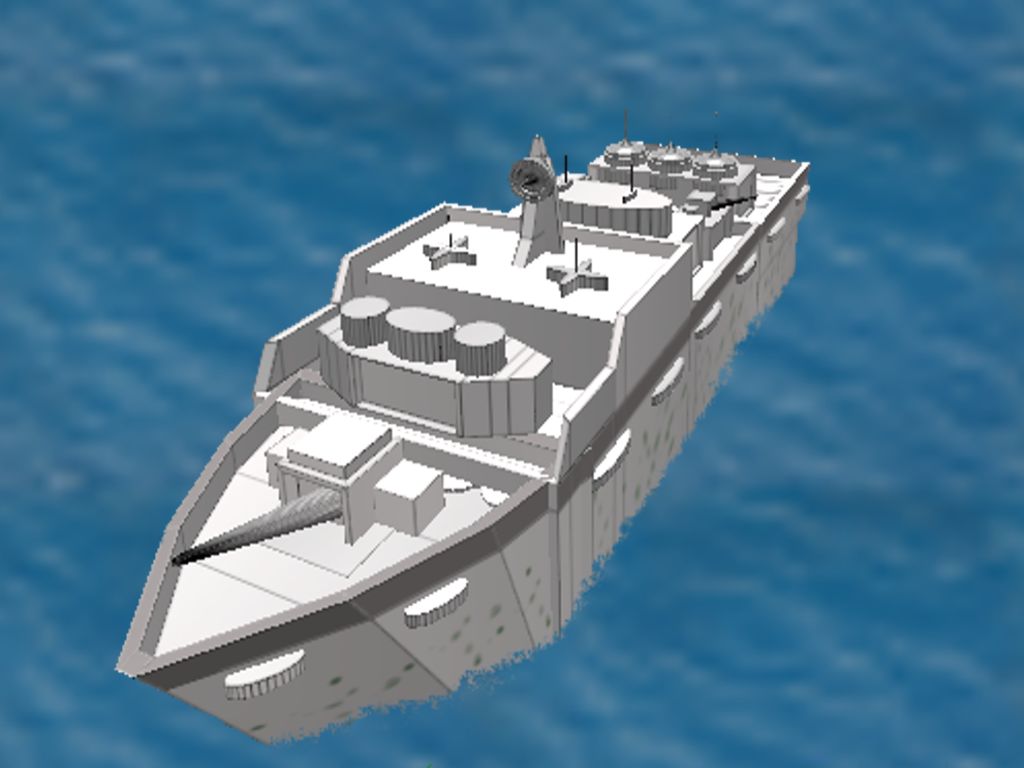
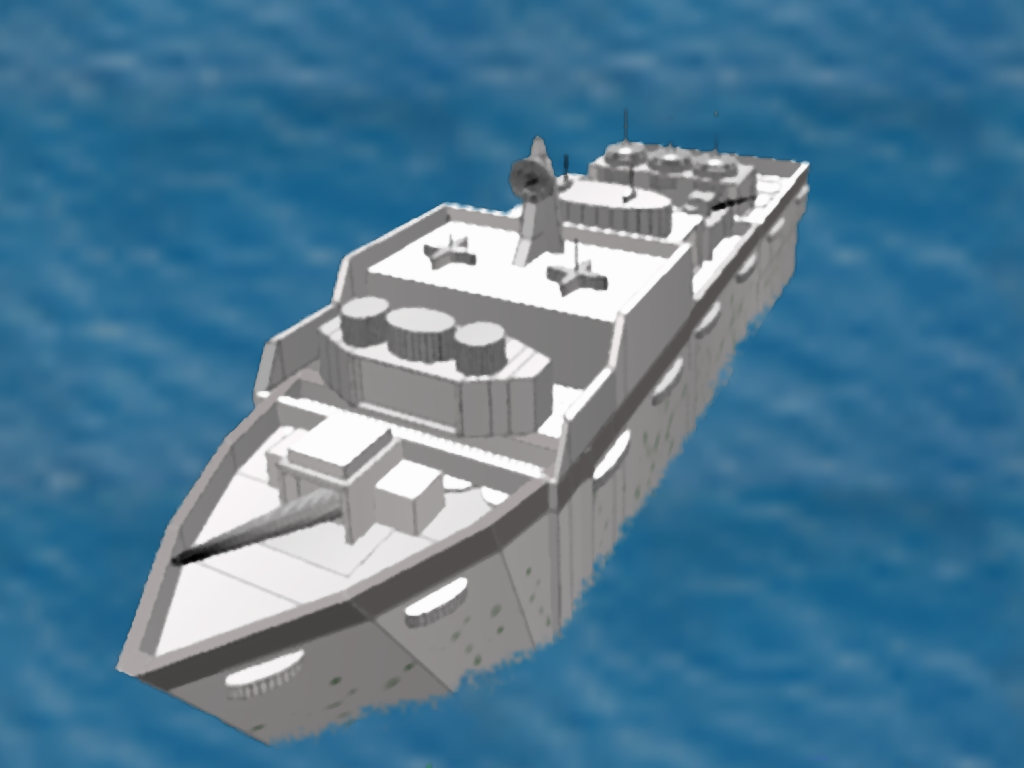
Layered file, before and after one edit (1024 x 768). Changes by layer:
painted on "Capa pegada #1" over [110, 107, 949, 768]
